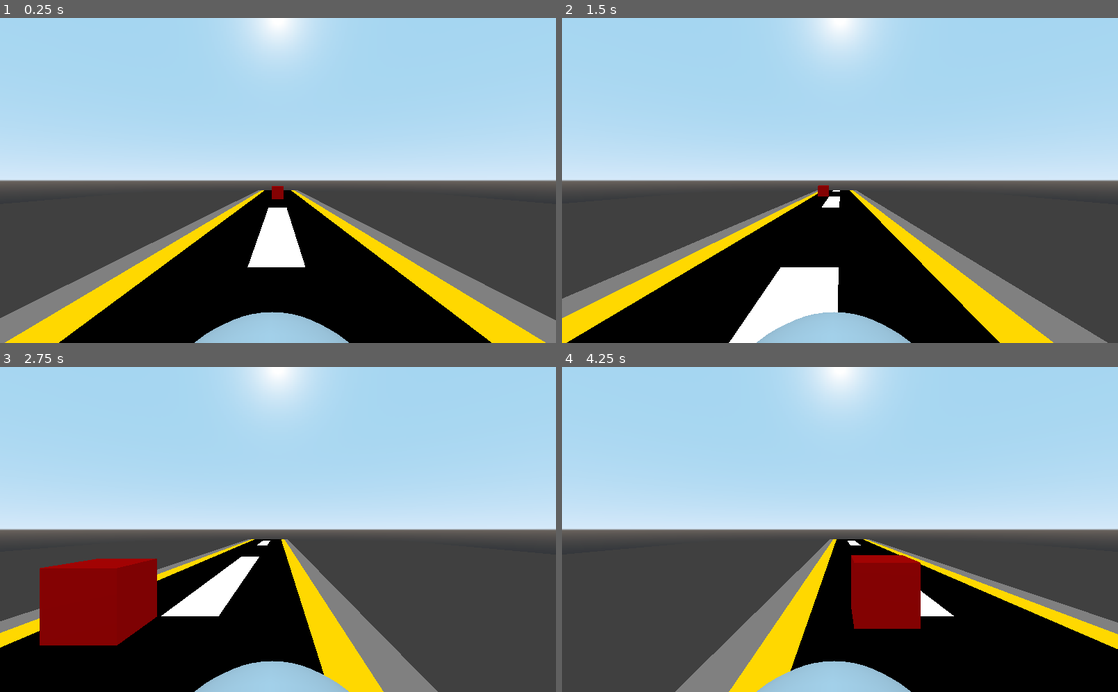
Above: before the commit, frames 1-4 (two rows, left to right).
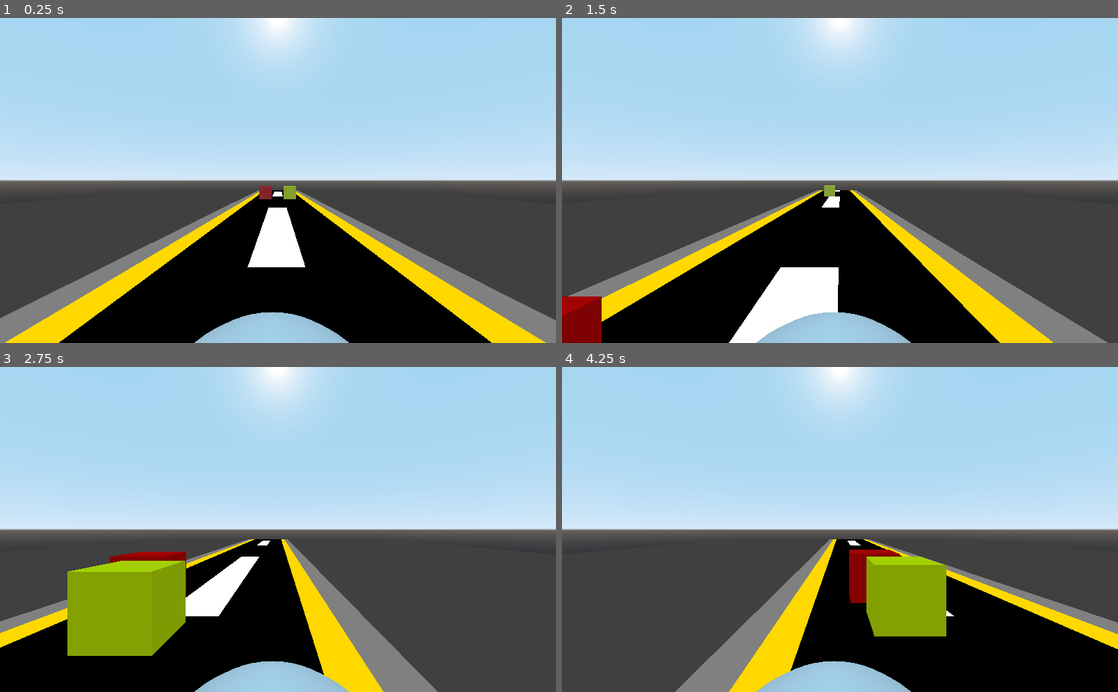
Above: after the commit, the same moments.

Repository: ClarkThyLord/Speed-Trash
Game: Godot game, scene res://src/map/map.tscn
Same seed, same stepped clock (60 frames per second), same inputs: the game is played once before the commit and once after it.
Inputs:
- Up to frame 1 (0.25 s): no input
- Up to frame 2 (1.5 s): hold Right (ui_right) 0.53-1.28 s; hold Left (ui_left) from 1.28 s (still down)
- Up to frame 3 (2.75 s): release Left (ui_left) at 2.03 s; hold Right (ui_right) from 2.03 s (still down)
- Up to frame 4 (4.25 s): release Right (ui_right) at 3.53 s; hold Left (ui_left) from 3.53 s (still down)

The runs differ from the first frame. In frame 1, 0.3% of the frame differs, in the area x 46-54%, y 51-56%; in frame 2, 1.1%; in frame 3, 7.5%, in the area x 7-34%, y 56-89%; in frame 4, 3.9%.

Commit message:
setup Game
Clark was here :V

Diff:
--- a/project.godot
+++ b/project.godot
@@ -19,6 +19,27 @@
 run/main_scene="res://src/map/map.tscn"
 config/icon="res://icon.png"
 
+[autoload]
+
+Session="*res://src/session.gd"
+
+[input]
+
+ui_left={
+"deadzone": 0.5,
+"events": [ Object(InputEventKey,"resource_local_to_scene":false,"resource_name":"","device":0,"alt":false,"shift":false,"control":false,"meta":false,"command":false,"pressed":false,"scancode":16777231,"unicode":0,"echo":false,"script":null)
+, Object(InputEventJoypadButton,"resource_local_to_scene":false,"resource_name":"","device":0,"button_index":14,"pressure":0.0,"pressed":false,"script":null)
+, Object(InputEventKey,"resource_local_to_scene":false,"resource_name":"","device":0,"alt":false,"shift":false,"control":false,"meta":false,"command":false,"pressed":false,"scancode":65,"unicode":0,"echo":false,"script":null)
+ ]
+}
+ui_right={
+"deadzone": 0.5,
+"events": [ Object(InputEventKey,"resource_local_to_scene":false,"resource_name":"","device":0,"alt":false,"shift":false,"control":false,"meta":false,"command":false,"pressed":false,"scancode":16777233,"unicode":0,"echo":false,"script":null)
+, Object(InputEventJoypadButton,"resource_local_to_scene":false,"resource_name":"","device":0,"button_index":15,"pressure":0.0,"pressed":false,"script":null)
+, Object(InputEventKey,"resource_local_to_scene":false,"resource_name":"","device":0,"alt":false,"shift":false,"control":false,"meta":false,"command":false,"pressed":false,"scancode":68,"unicode":0,"echo":false,"script":null)
+ ]
+}
+
 [rendering]
 
 quality/driver/driver_name="GLES2"
--- /dev/null
+++ b/src/game/game.tscn
@@ -0,0 +1,26 @@
+[gd_scene load_steps=2 format=2]
+
+[ext_resource path="res://src/map/map.tscn" type="PackedScene" id=1]
+
+[node name="Game" type="Node"]
+
+[node name="Map" parent="." instance=ExtResource( 1 )]
+
+[node name="HUD" type="Control" parent="."]
+anchor_right = 1.0
+anchor_bottom = 1.0
+__meta__ = {
+"_edit_use_anchors_": false
+}
+
+[node name="Points" type="Label" parent="HUD"]
+anchor_left = 1.0
+anchor_right = 1.0
+margin_left = -115.866
+margin_top = 4.7027
+margin_right = -5.86597
+margin_bottom = 18.7027
+text = "POINTS: "
+__meta__ = {
+"_edit_use_anchors_": false
+}
--- /dev/null
+++ b/src/game/hud/hud.gd
@@ -0,0 +1,16 @@
+extends Control
+
+
+# Declare member variables here. Examples:
+# var a = 2
+# var b = "text"
+
+
+# Called when the node enters the scene tree for the first time.
+func _ready():
+	pass # Replace with function body.
+
+
+# Called every frame. 'delta' is the elapsed time since the previous frame.
+#func _process(delta):
+#	pass
--- /dev/null
+++ b/src/game/hud/hud.tscn
@@ -0,0 +1,25 @@
+[gd_scene load_steps=2 format=2]
+
+[ext_resource path="res://src/game/hud/hud.gd" type="Script" id=1]
+
+
+
+[node name="HUD" type="Control"]
+anchor_right = 1.0
+anchor_bottom = 1.0
+script = ExtResource( 1 )
+__meta__ = {
+"_edit_use_anchors_": false
+}
+
+[node name="Points" type="Label" parent="."]
+anchor_left = 1.0
+anchor_right = 1.0
+margin_left = -115.866
+margin_top = 4.7027
+margin_right = -5.86597
+margin_bottom = 18.7027
+text = "POINTS: "
+__meta__ = {
+"_edit_use_anchors_": false
+}
--- a/src/map/map.tscn
+++ b/src/map/map.tscn
@@ -1,9 +1,10 @@
-[gd_scene load_steps=9 format=2]
+[gd_scene load_steps=12 format=2]
 
 [ext_resource path="res://src/obstacles/obstacle.tscn" type="PackedScene" id=1]
 [ext_resource path="res://src/garbage_truck/garbage_truck.tscn" type="PackedScene" id=2]
 [ext_resource path="res://assets/map/road.png" type="Texture" id=3]
 [ext_resource path="res://src/map/map.gd" type="Script" id=4]
+[ext_resource path="res://src/goals/goal.tscn" type="PackedScene" id=5]
 
 [sub_resource type="SpatialMaterial" id=4]
 flags_unshaded = true
@@ -44,6 +45,13 @@
 "values": [ Rect2( 0, 8, 16, 8 ), Rect2( 0, 0, 16, 8 ) ]
 }
 
+[sub_resource type="ProceduralSky" id=5]
+
+[sub_resource type="Environment" id=6]
+background_mode = 2
+background_sky = SubResource( 5 )
+fog_enabled = true
+
 [node name="Map" type="Spatial"]
 script = ExtResource( 4 )
 
@@ -67,6 +75,14 @@
 [node name="Objects" type="Spatial" parent="."]
 
 [node name="Obstacle" parent="Objects" instance=ExtResource( 1 )]
-transform = Transform( 1, 0, 0, 0, 1, 0, 0, 0, 1, 0, 0, -45 )
+transform = Transform( 1, 0, 0, 0, 1, 0, 0, 0, 1, -2, 0, -45 )
+
+[node name="Obstacle2" parent="Objects" instance=ExtResource( 5 )]
+transform = Transform( 1, 0, 0, 0, 1, 0, 0, 0, 1, 2, 0, -45 )
 
 [node name="GargabeTruck" parent="." instance=ExtResource( 2 )]
+
+[node name="WorldEnvironment" type="WorldEnvironment" parent="."]
+environment = SubResource( 6 )
+
+[editable path="GargabeTruck"]
--- /dev/null
+++ b/src/session.gd
@@ -0,0 +1,6 @@
+extends Node
+
+
+
+## Public Variables
+var points := 0
